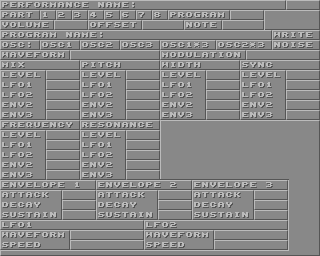
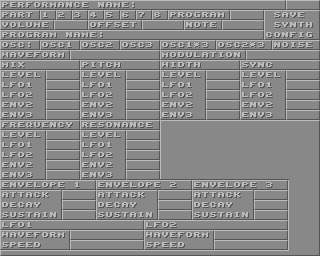
The second (320, 256) image is a revision of the first. Changes to its layers:
painted on "PERFORMANCE NAME: ..." over [266, 12, 312, 37]
painted on "PERFORMANCE NAME: ... #1" over [267, 13, 313, 38]
painted on "synth.bmp" over [263, 29, 320, 40]
